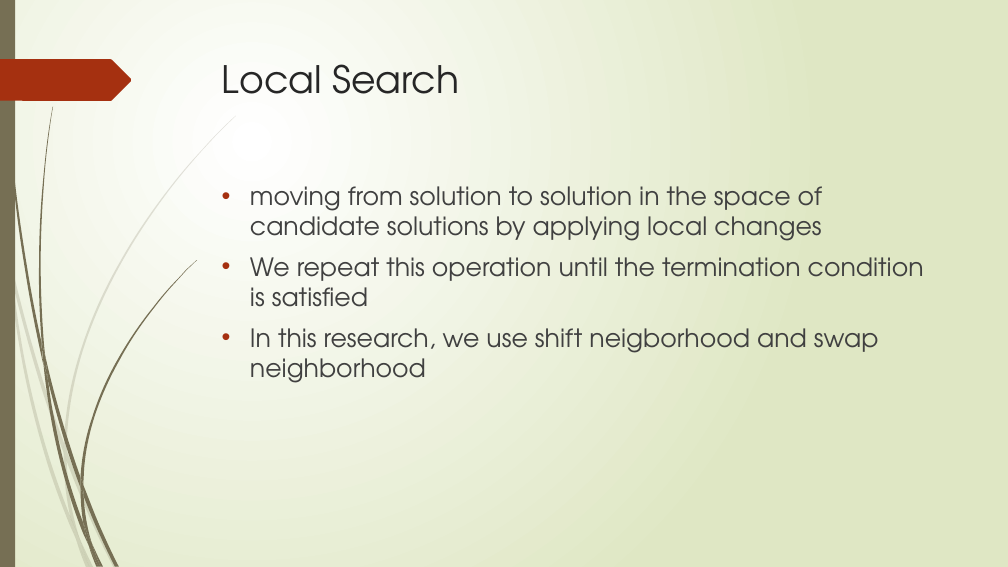
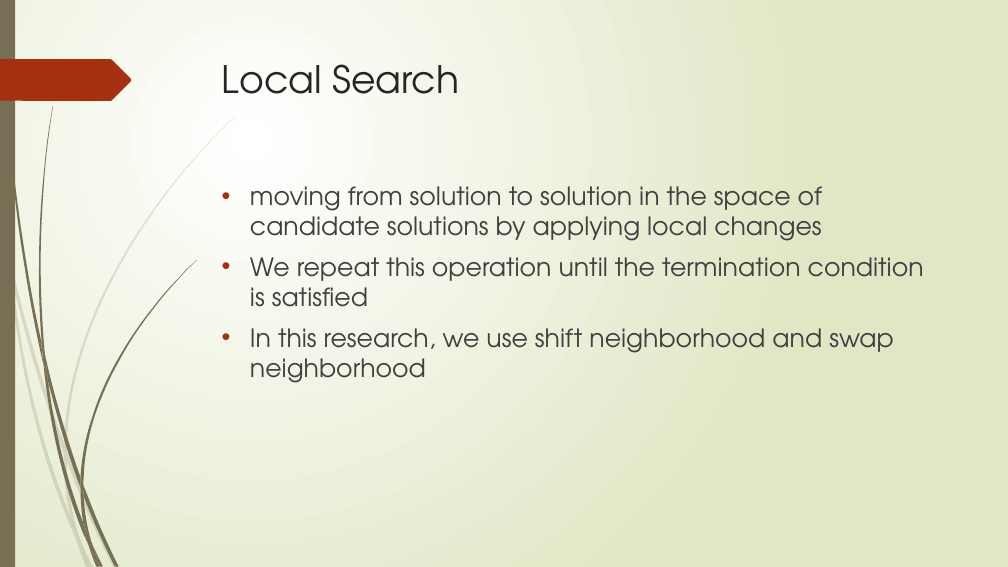
Before and after one commit to r-kurosu/kline_new, a slide deck: slide 37 of 竹田_修論発表.pptx (slide 36 before the commit). Drawn at 1008x567 pixels with LibreOffice and Linux fonts; fonts in the diff are those of the drawing. Boxes give left, top, right and bottom in pixels: in the first picture for what was removed or moved away, otherwise in the second. Text is boxed around its words. In the diff, an @@ line names an element or a change of style, - is before the commit and + after.

```diff
--- a/竹田_修論発表.pptx
+++ b/竹田_修論発表.pptx
@@ text at <box>250,328,894,383</box>: text changed @@
-• In this research, we use shift neigborhood and swap neighborhood
+• In this research, we use shift neighborhood and swap neighborhood
```
Also in this commit, not shown: 19 other slides changed, 3 slides added.
